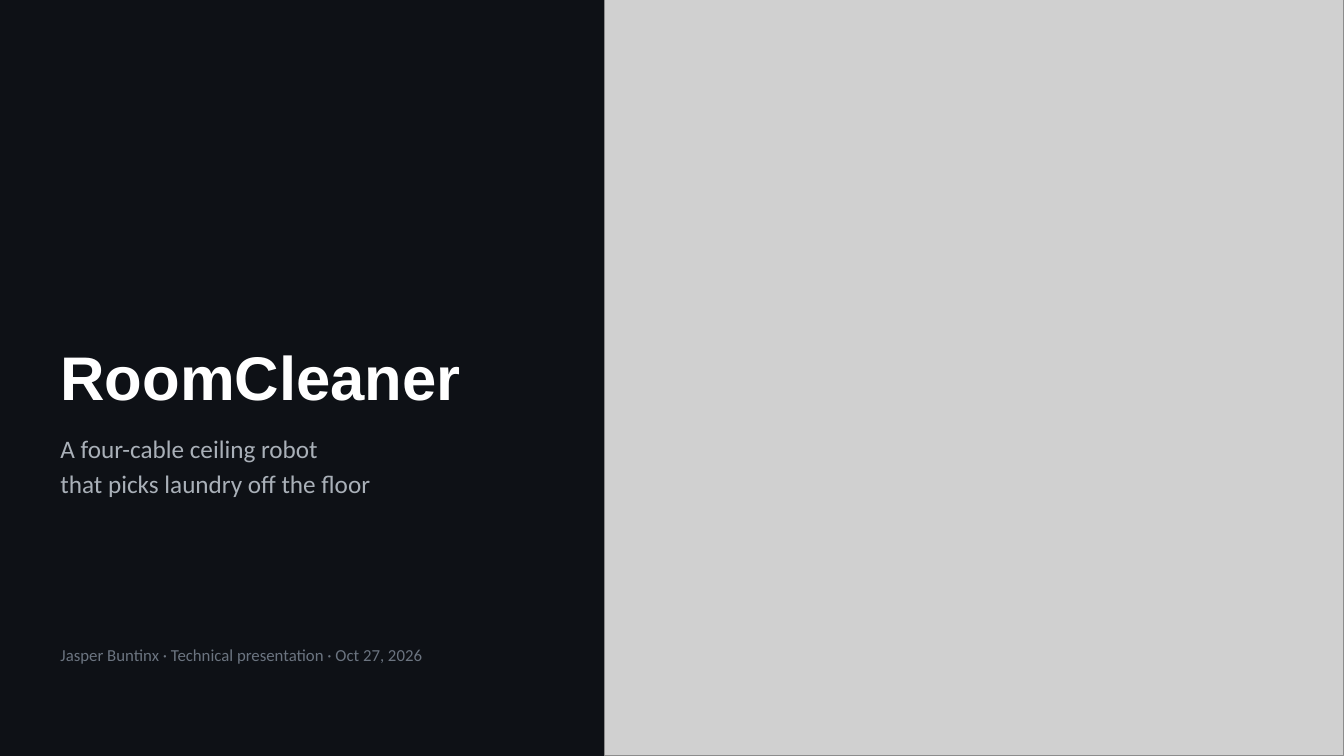
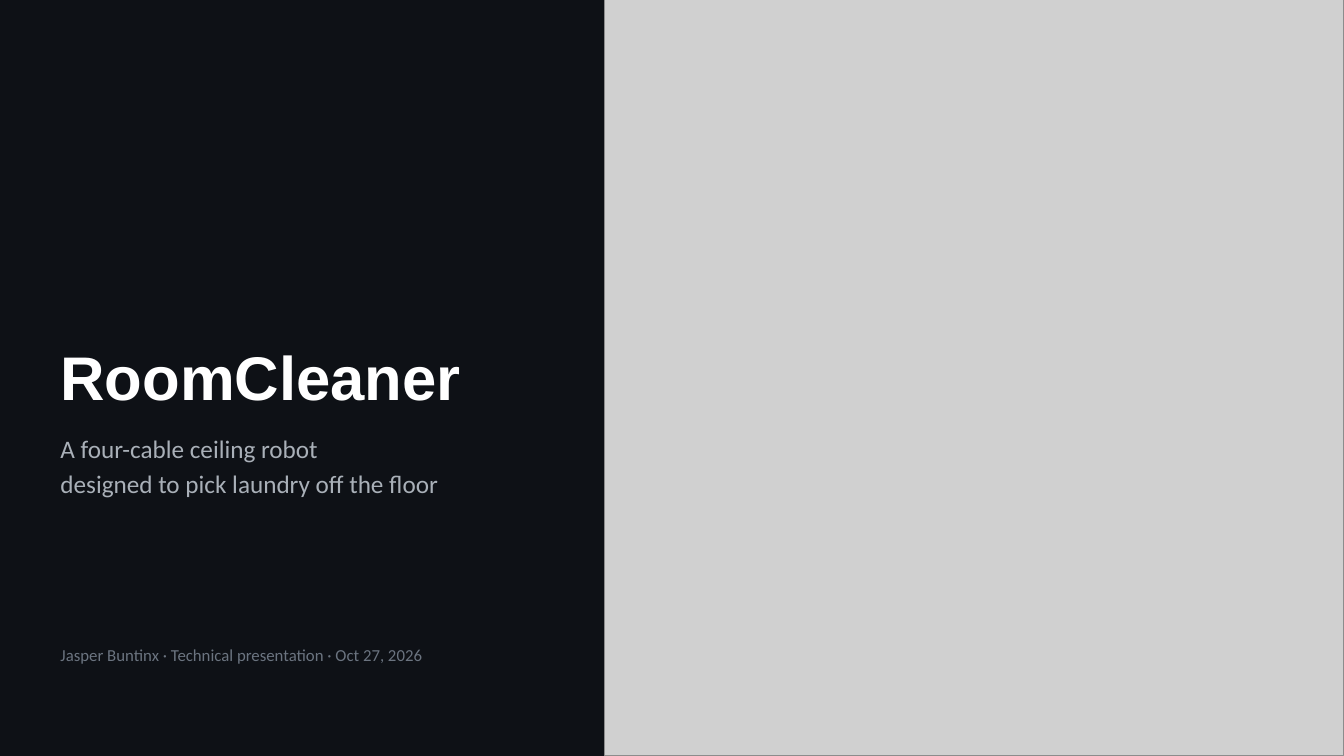
Before and after one commit to Jaspario1199/RoomCleaner, a slide deck: slide 1 of docs/presentation/deck/RoomCleaner_SpaceX_draft.pptx. Drawn at 1344x756 pixels with LibreOffice and Linux fonts; fonts in the diff are those of the drawing; grey boxes stand for pictures. Boxes give left, top, right and bottom in pixels: in the first picture for what was removed or moved away, otherwise in the second. Text is boxed around its words. In the diff, an @@ line names an element or a change of style, - is before the commit and + after.

```diff
--- a/docs/presentation/deck/RoomCleaner_SpaceX_draft.pptx
+++ b/docs/presentation/deck/RoomCleaner_SpaceX_draft.pptx
@@ text at [60,475,438,498]: text changed @@
-that picks laundry off the floor
+designed to pick laundry off the floor
```
Also in this commit, not shown: 21 other slides changed, 5 other files.
